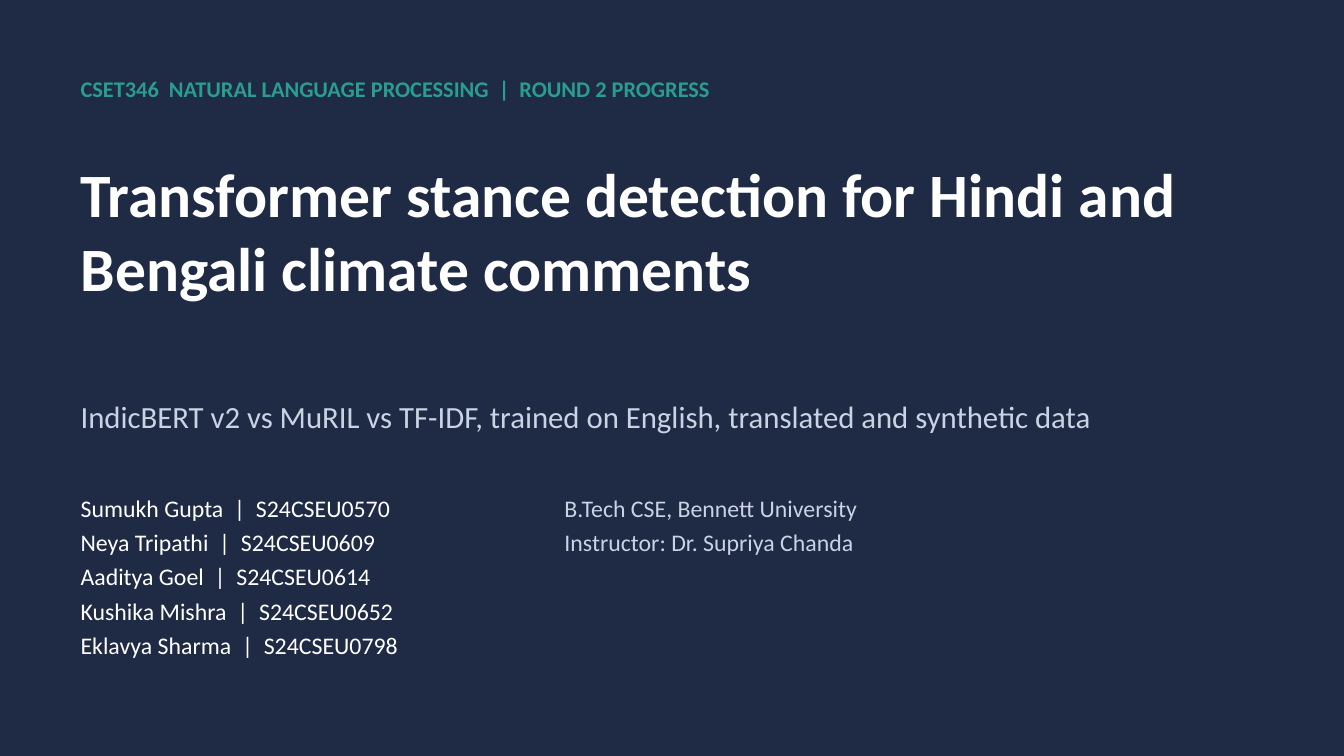
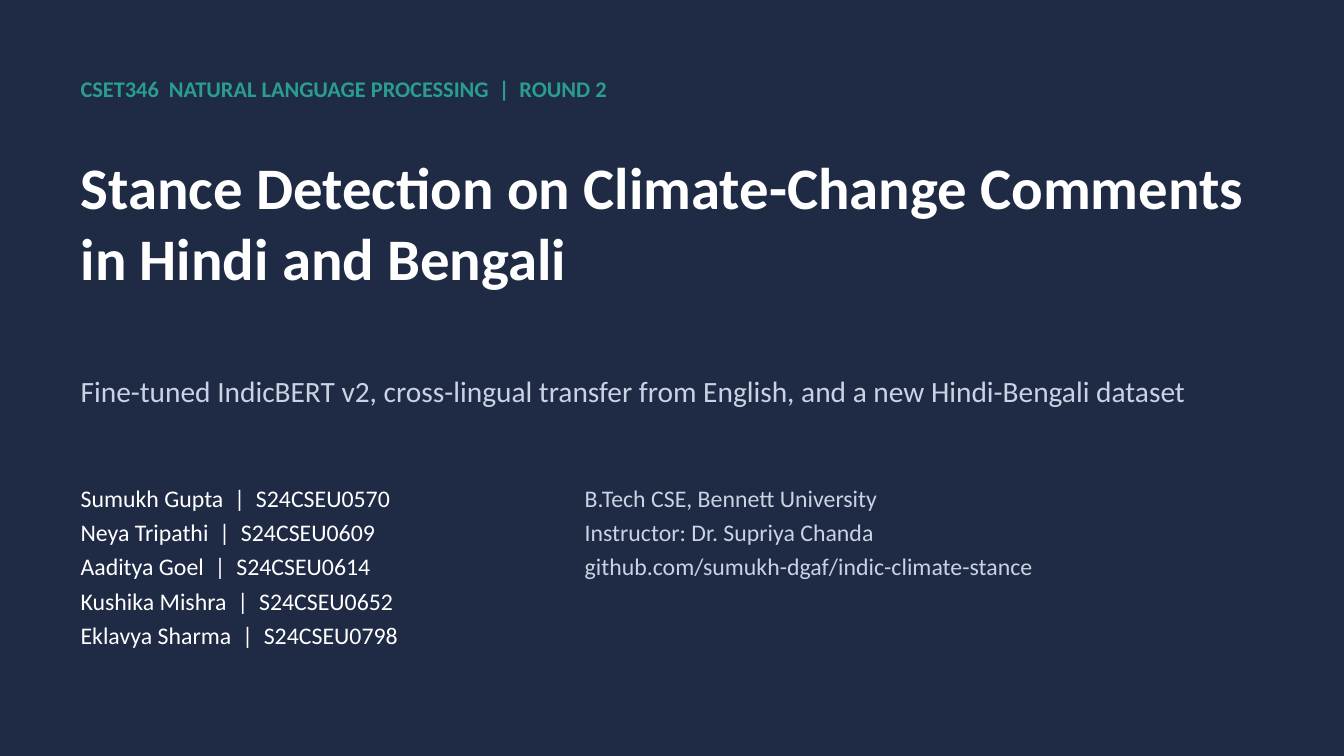
Before and after one commit to sumukh-dgaf/indic-climate-stance, a slide deck: slide 1 of outputs/Round2_Deck.pptx. Drawn at 1344x756 pixels with LibreOffice and Linux fonts; fonts in the diff are those of the drawing. Boxes give left, top, right and bottom in pixels: in the first picture for what was removed or moved away, otherwise in the second. Text is boxed around its words. In the diff, an @@ line names an element or a change of style, - is before the commit and + after.

```diff
--- a/outputs/Round2_Deck.pptx
+++ b/outputs/Round2_Deck.pptx
@@ text at (x1=81, y1=82, x2=606, y2=97): text changed @@
-CSET346 NATURAL LANGUAGE PROCESSING | ROUND 2 PROGRESS
+CSET346 NATURAL LANGUAGE PROCESSING | ROUND 2
@@ text at (x1=81, y1=167, x2=1243, y2=290): text changed; size 44 to 42 pt @@
-Transformer stance detection for Hindi and Bengali climate comments
+Stance Detection on Climate-Change Comments in Hindi and Bengali
@@ text at (x1=81, y1=381, x2=1185, y2=407): text changed; size 22 to 21 pt @@
-IndicBERT v2 vs MuRIL vs TF-IDF, trained on English, translated and synthetic data
+Fine-tuned IndicBERT v2, cross-lingual transfer from English, and a new Hindi-Bengali dataset
@@ text "Sumukh Gupta | S24CSEU0570" moved from (x1=81, y1=500, x2=398, y2=658) to (x1=81, y1=490, x2=398, y2=648) @@
@@ text "B.Tech CSE, Bennett University" moved from (x1=564, y1=500, x2=857, y2=555) to (x1=585, y1=490, x2=1033, y2=579) @@
@@ text at (x1=585, y1=558, x2=1033, y2=579): paragraph added @@
+github.com/sumukh-dgaf/indic-climate-stance
```
Also in this commit, not shown: 6 other slides changed, 3 slides added, 2 slides removed, 2 other files.
